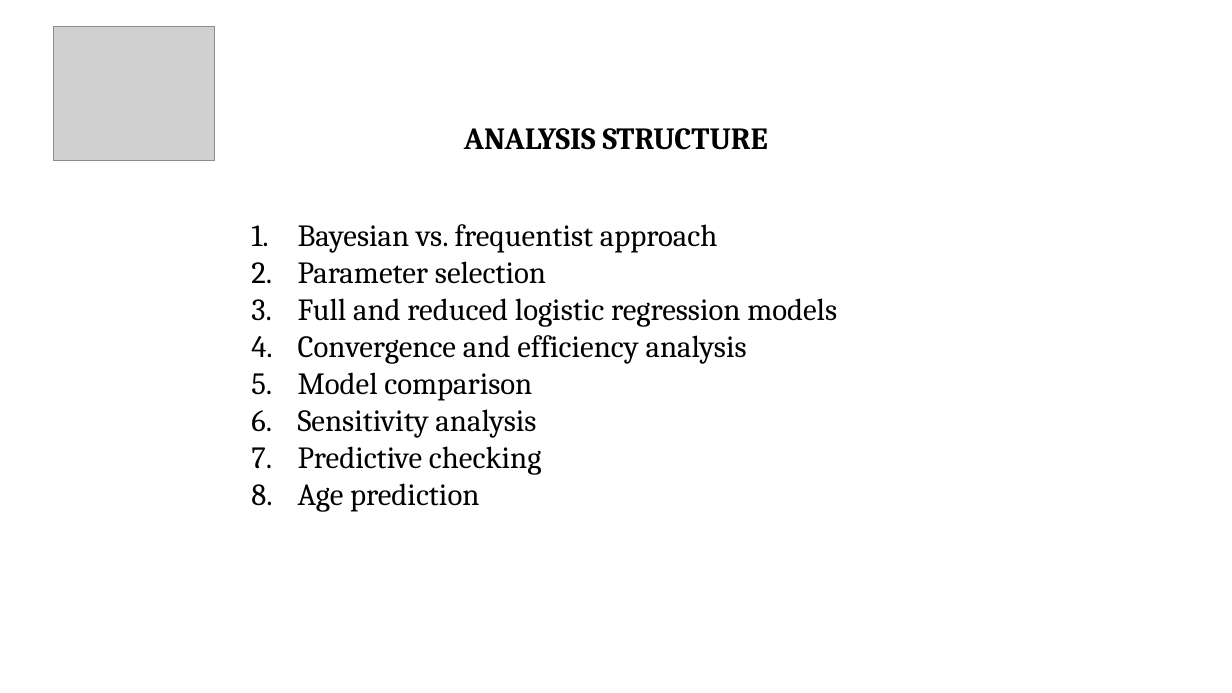
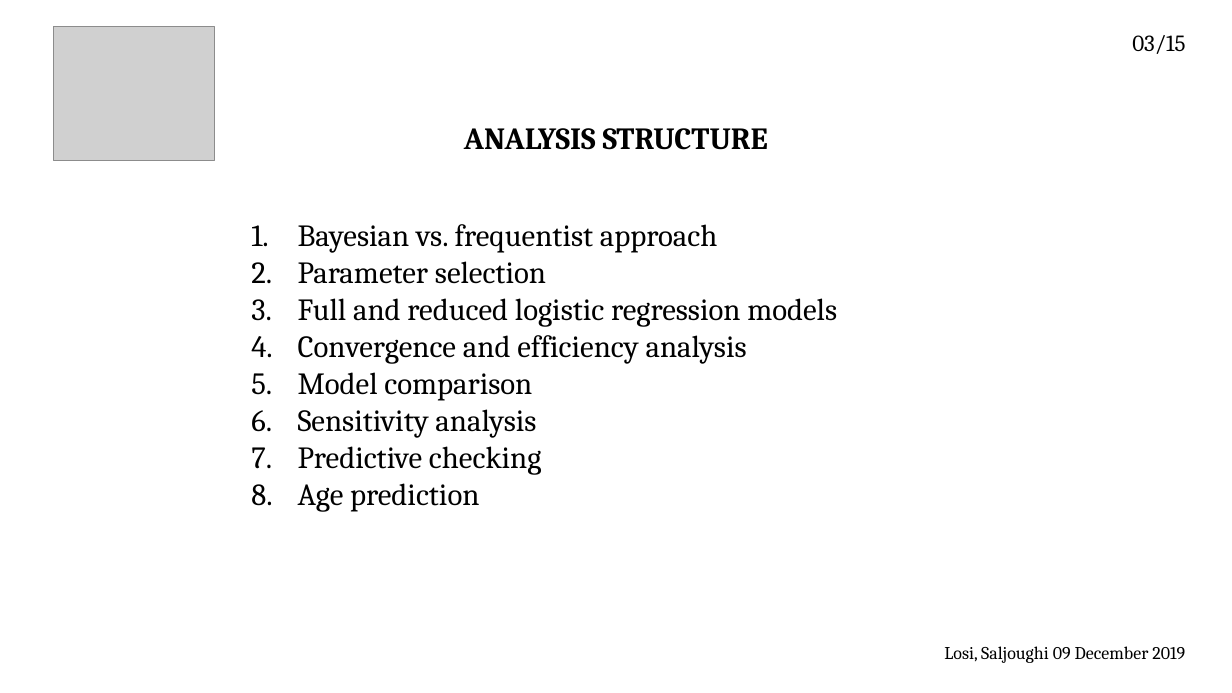
Before and after one commit to Losijacopo/Bayesian_data_ananlysis_project, a slide deck: slide 4 of last_presentation.pptx. Drawn at 1232x693 pixels with LibreOffice and Linux fonts; fonts in the diff are those of the drawing; grey boxes stand for pictures. Boxes give left, top, right and bottom in pixels: in the first picture for what was removed or moved away, otherwise in the second. Text is boxed around its words. In the diff, an @@ line names an element or a change of style, - is before the commit and + after.

Commit message:
presentation update

```diff
--- a/last_presentation.pptx
+++ b/last_presentation.pptx
@@ text added at box(1132, 35, 1185, 54), 18 pt, text #000000 @@
+03/15
@@ text added at box(944, 646, 1185, 663), 14 pt, text #000000 @@
+Losi, Saljoughi 09 December 2019
```
Also in this commit, not shown: 13 other slides changed, 1 slide added, 1 other file.
